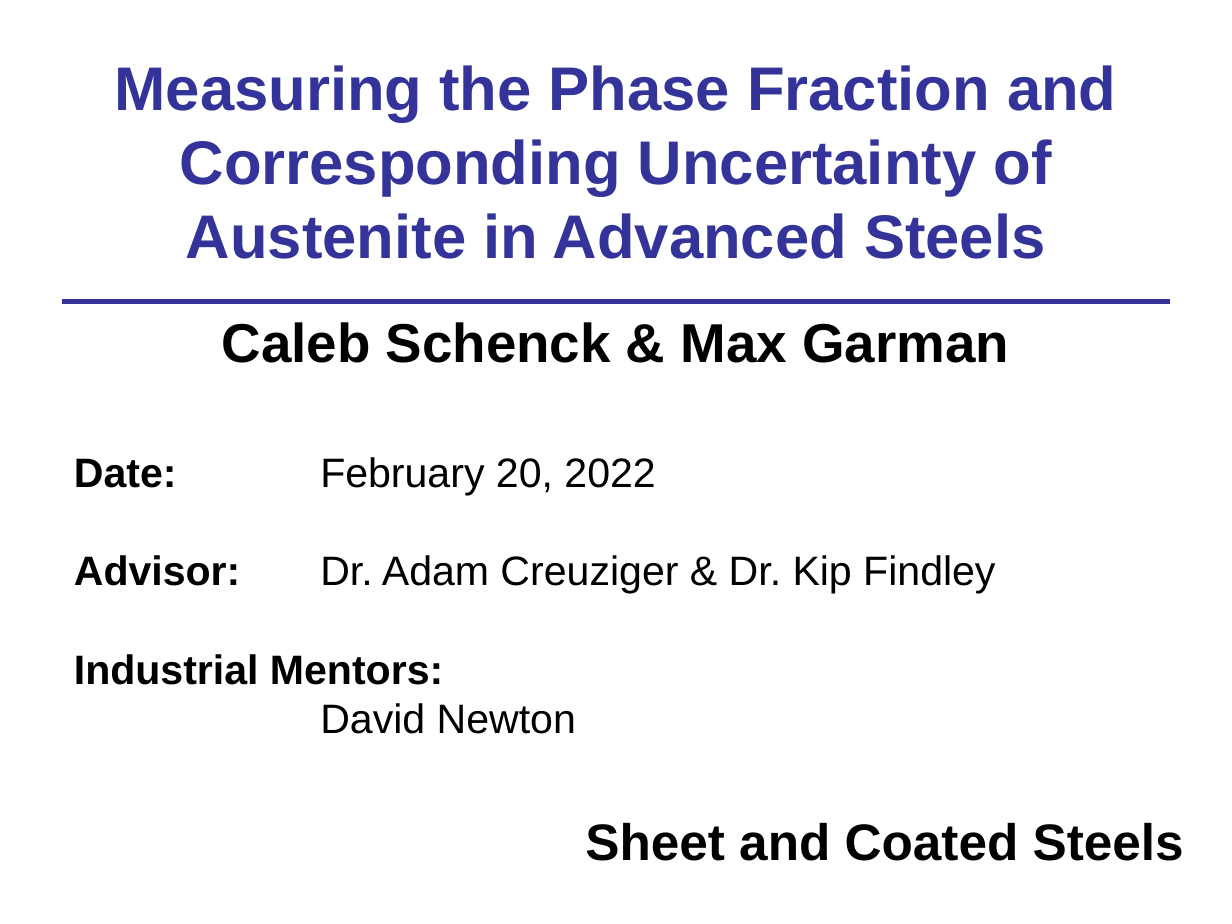
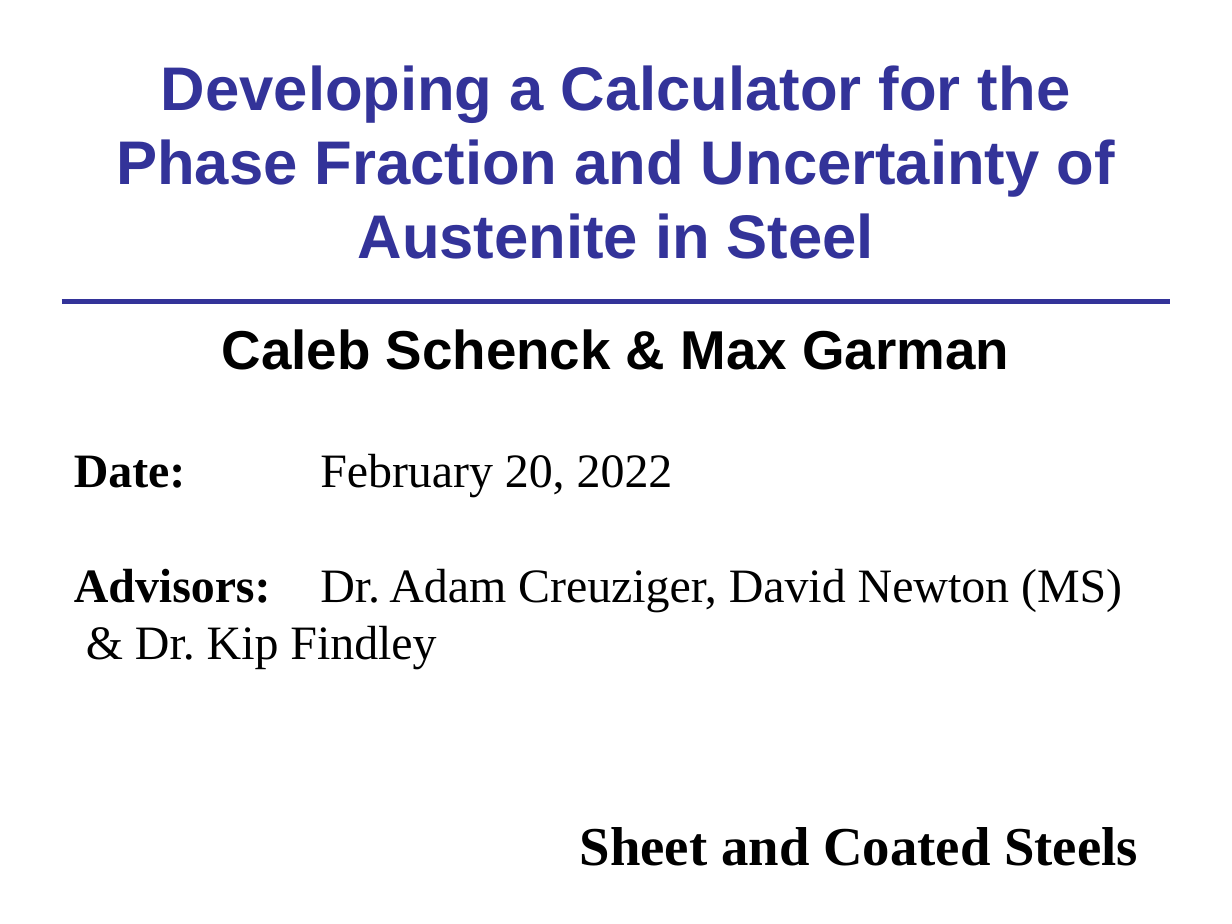
Before and after one commit to usnistgov/AusteniteCalculator, a slide deck: slide 1 of ASPPRC_presentation.pptx. Drawn at 1232x924 pixels with LibreOffice and Linux fonts; fonts in the diff are those of the drawing. Boxes give left, top, right and bottom in pixels: in the first picture for what was removed or moved away, otherwise in the second. Text is boxed around its words. In the diff, an @@ line names an element or a change of style, - is before the commit and + after.

```diff
--- a/ASPPRC_presentation.pptx
+++ b/ASPPRC_presentation.pptx
@@ title at [116,65,1115,259]: text changed @@
-Measuring the Phase Fraction and Corresponding Uncertainty of Austenite in Advanced Steels
+Developing a Calculator for the Phase Fraction and Uncertainty of Austenite in Steel
@@ text "Caleb Schenck & Max Garman": place and size @@
-text "Caleb Schenck & Max Garman" at [221,322,1009,363]
+text "Caleb Schenck & Max Garman" at [221,329,1009,370]
@@ text at [74,453,673,497]: size 24 to 28 pt, font Arial to Times New Roman in "Date: February 20, 2022" @@
@@ text at [74,568,1122,669]: text changed; size 24 to 28 pt; font Arial to Times New Roman @@
-Advisor: Dr. Adam Creuziger & Dr. Kip Findley
-Industrial Mentors:
-David Newton
+Advisors: Dr. Adam Creuziger, David Newton (MS)
+& Dr. Kip Findley
@@ text "Sheet and Coated Steels" at [580,827,1138,866]: size 30 to 32 pt, font Arial to Times New Roman @@
```
Also in this commit, not shown: 2 other slides changed, 6 slides added, 2 slides removed.
